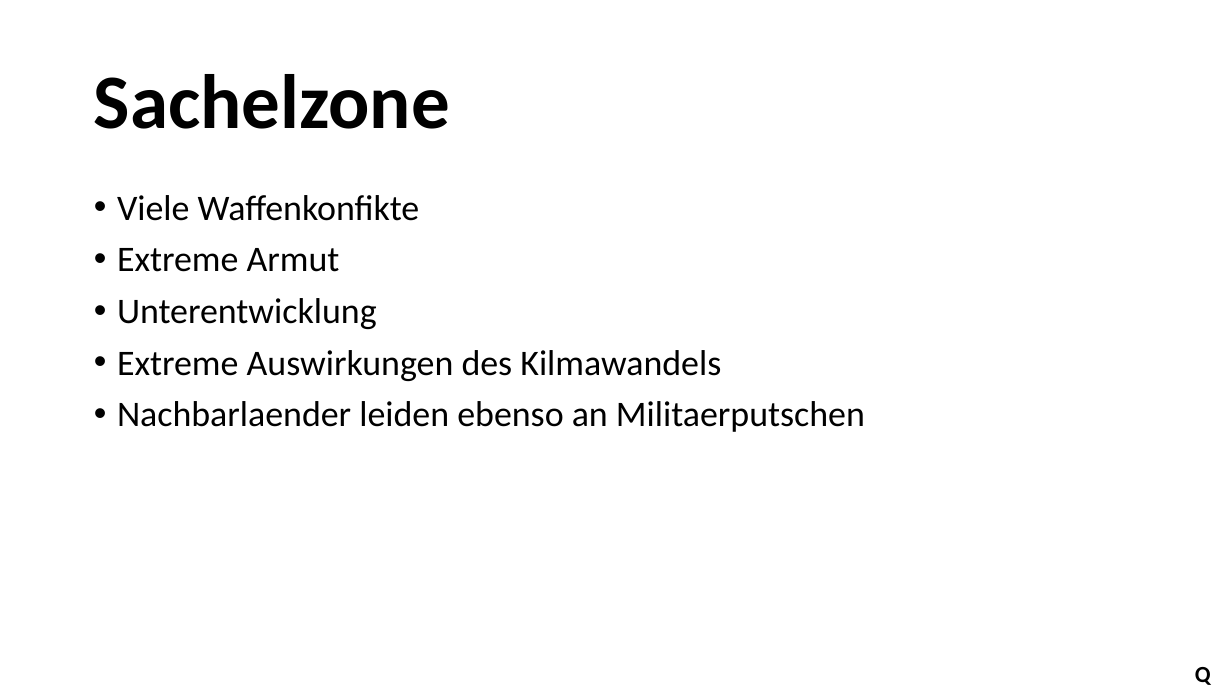
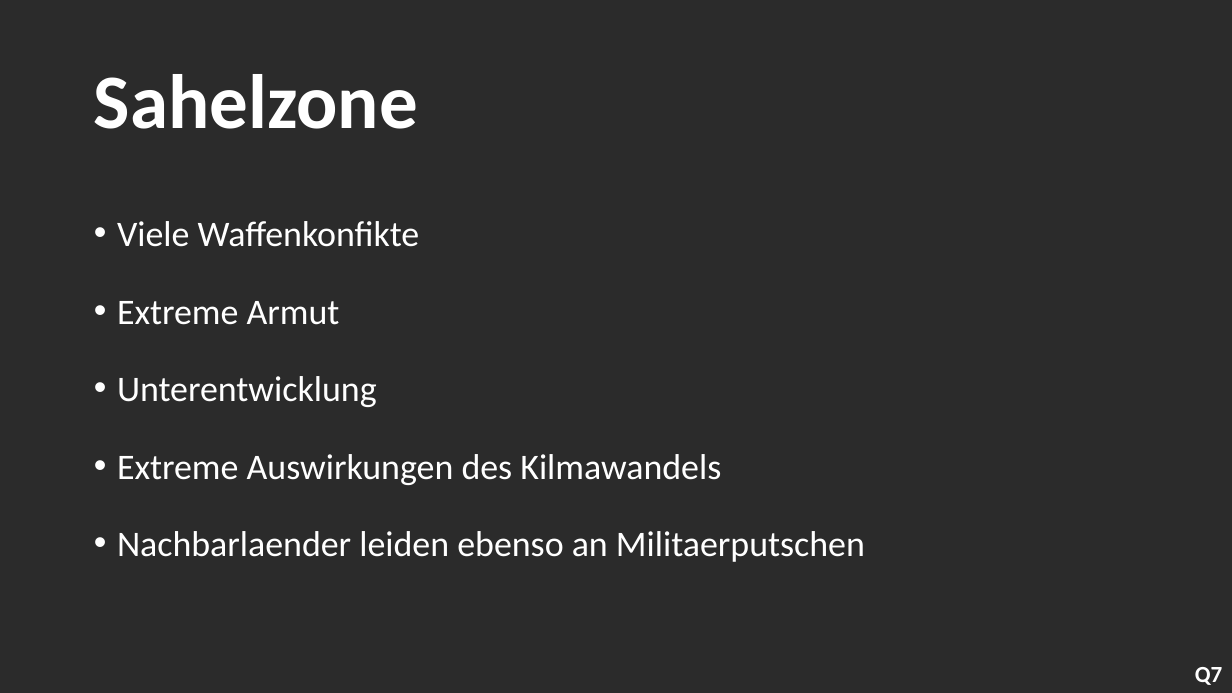
Before and after one commit to AH1M1-Org/School, a slide deck: slide 11 of Gesellschaftslehre/001_Gesellschaftlehre_Wochenbericht.pptx (slide 10 before the commit). Drawn at 1232x693 pixels with LibreOffice and Linux fonts; fonts in the diff are those of the drawing; background and template pictures are left out; a plain dark background stands for a picture behind light text. Boxes give left, top, right and bottom in pixels: in the first picture for what was removed or moved away, otherwise in the second. Text is boxed around its words. In the diff, an @@ line names an element or a change of style, - is before the commit and + after.

```diff
--- a/Gesellschaftslehre/001_Gesellschaftlehre_Wochenbericht.pptx
+++ b/Gesellschaftslehre/001_Gesellschaftlehre_Wochenbericht.pptx
@@ background #FFFFFF to picture (left out) @@
@@ title at (94,74,418,129): text changed; text colour #000000 to #FFFFFF @@
-Sachelzone
+Sahelzone
@@ text "Viele Waffenkonfikte" at (117,221,865,562): text colour #000000 to #FFFFFF; line spacing 0.9 to 1.5 @@
@@ text at (1195,667,1223,685): text changed; text colour #000000 to #FFFFFF @@
-Q
+Q7
```
Also in this commit, not shown: 6 other slides changed, 5 slides added, 3 slides removed.
